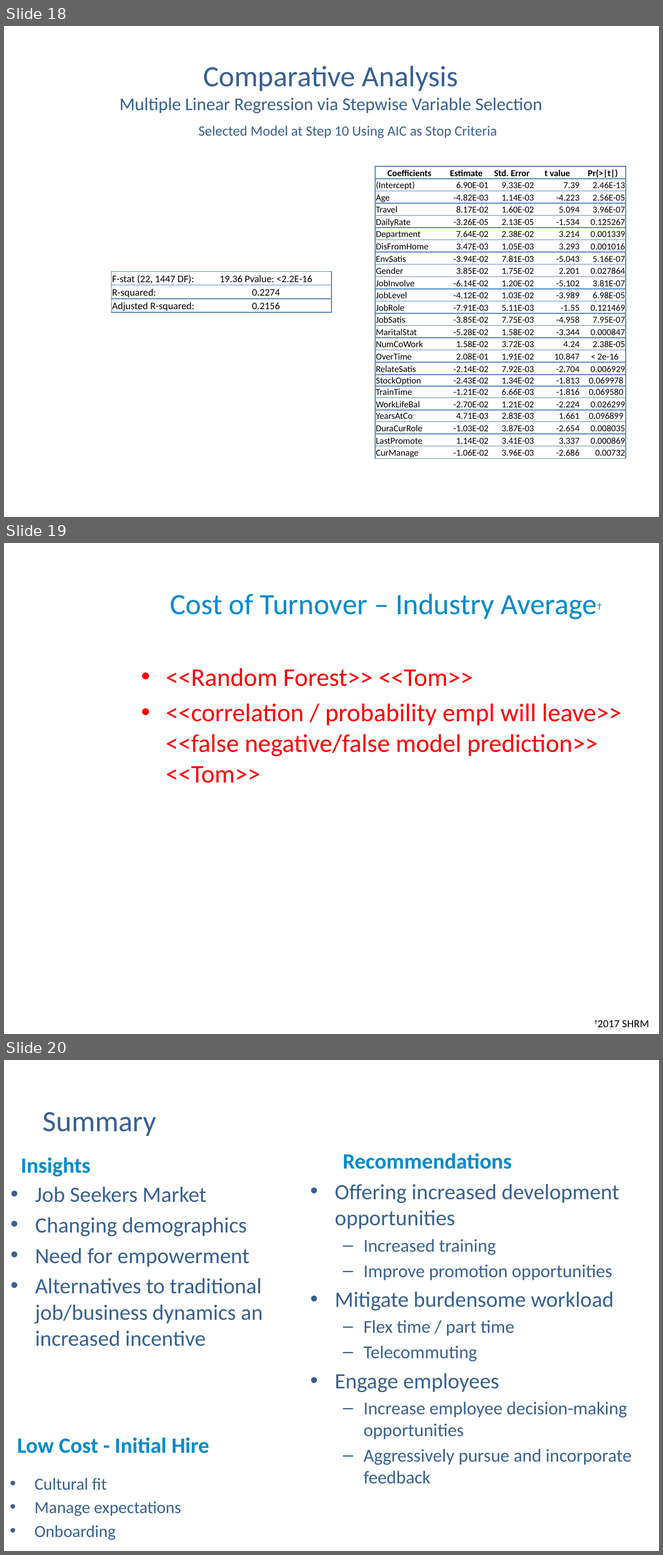
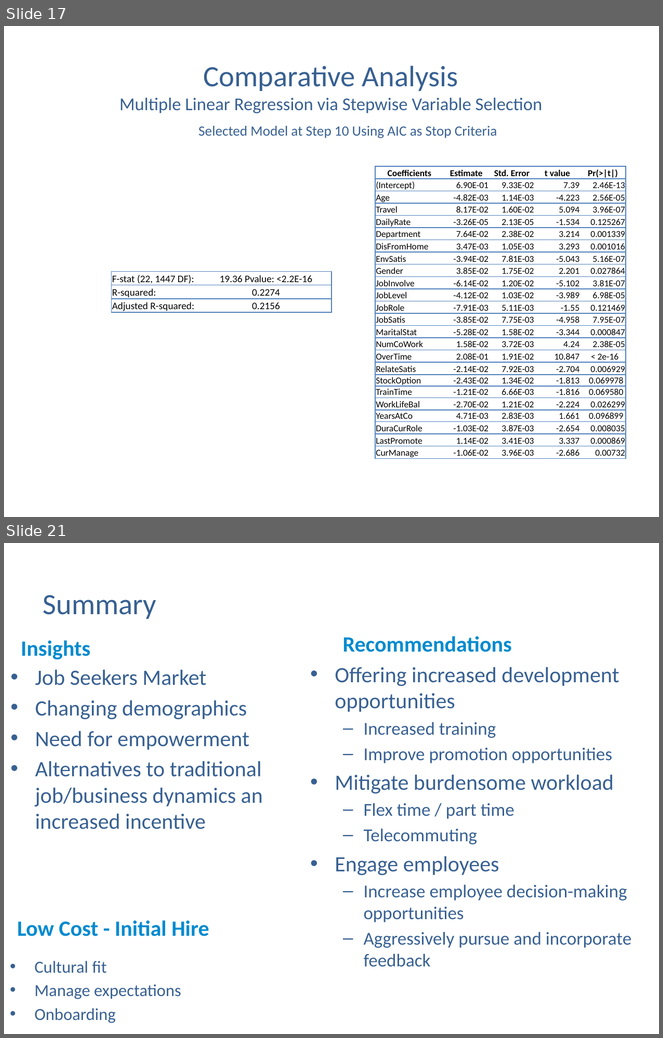
Before and after one commit to anguyen-07/DDS6306_CaseStudy02, a slide deck: DDSAnalytics_CaseStudy2_Updated.pptx. Shown one above the other, each under a label of ours: slides 18, 19 and 20 before the commit, slides 17 and 21 after it; the slides between them are not shown. The pictures are 663x1555 and 663x1038 pixels, drawn with LibreOffice and Linux fonts; fonts in the diff are those of the drawing; background and template pictures are left out. Boxes give left, top, right and bottom in pixels: in the first picture for what was removed or moved away, otherwise in the second. Text is boxed around its words. In the diff, an @@ line names an element or a change of style, - is before the commit and + after.

Commit message:
Uploaded slides
still need to add analysis on performance on true positives and false positives

```diff
--- a/DDSAnalytics_CaseStudy2_Updated.pptx
+++ b/DDSAnalytics_CaseStudy2_Updated.pptx
@@ slide 19 removed at (x1=4, y1=543, x2=659, y2=1034), background picture (left out) @@
@@ title removed at (x1=170, y1=593, x2=494, y2=619) @@
-Cost of Turnover – Industry AverageϮ
@@ text removed at (x1=166, y1=668, x2=622, y2=783) @@
-• <<Random Forest>> <<Tom>>
-• <<correlation / probability empl will leave>> <<false negative/false model prediction>> <<Tom>>
@@ text removed at (x1=622, y1=1020, x2=649, y2=1028) @@
-Ϯ2017 SHRM
@@ what was slide 18 is now slide 17 @@
@@ what was slide 20 is now slide 21 @@
```
Also in this commit, not shown: 3 slides added, 1 other slide removed.
